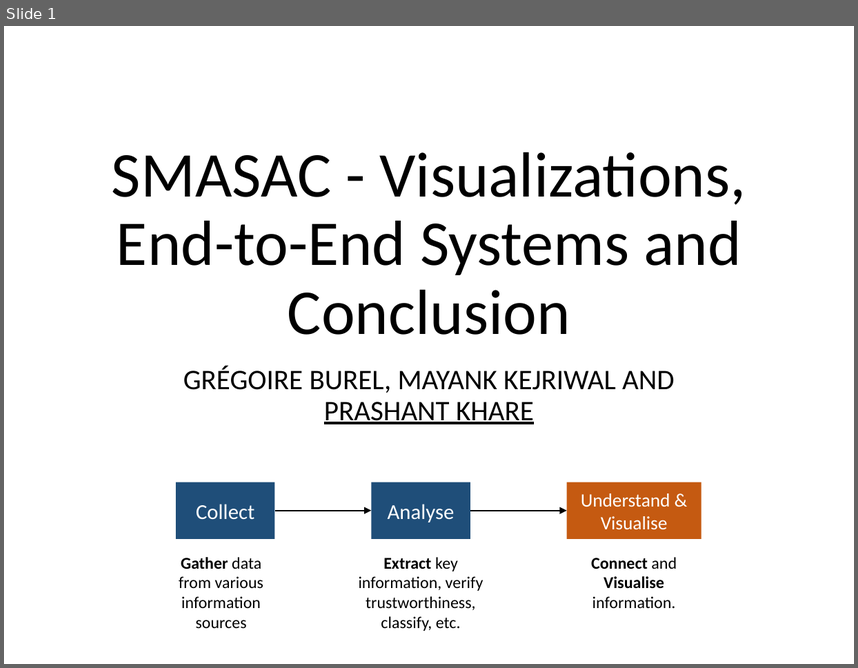
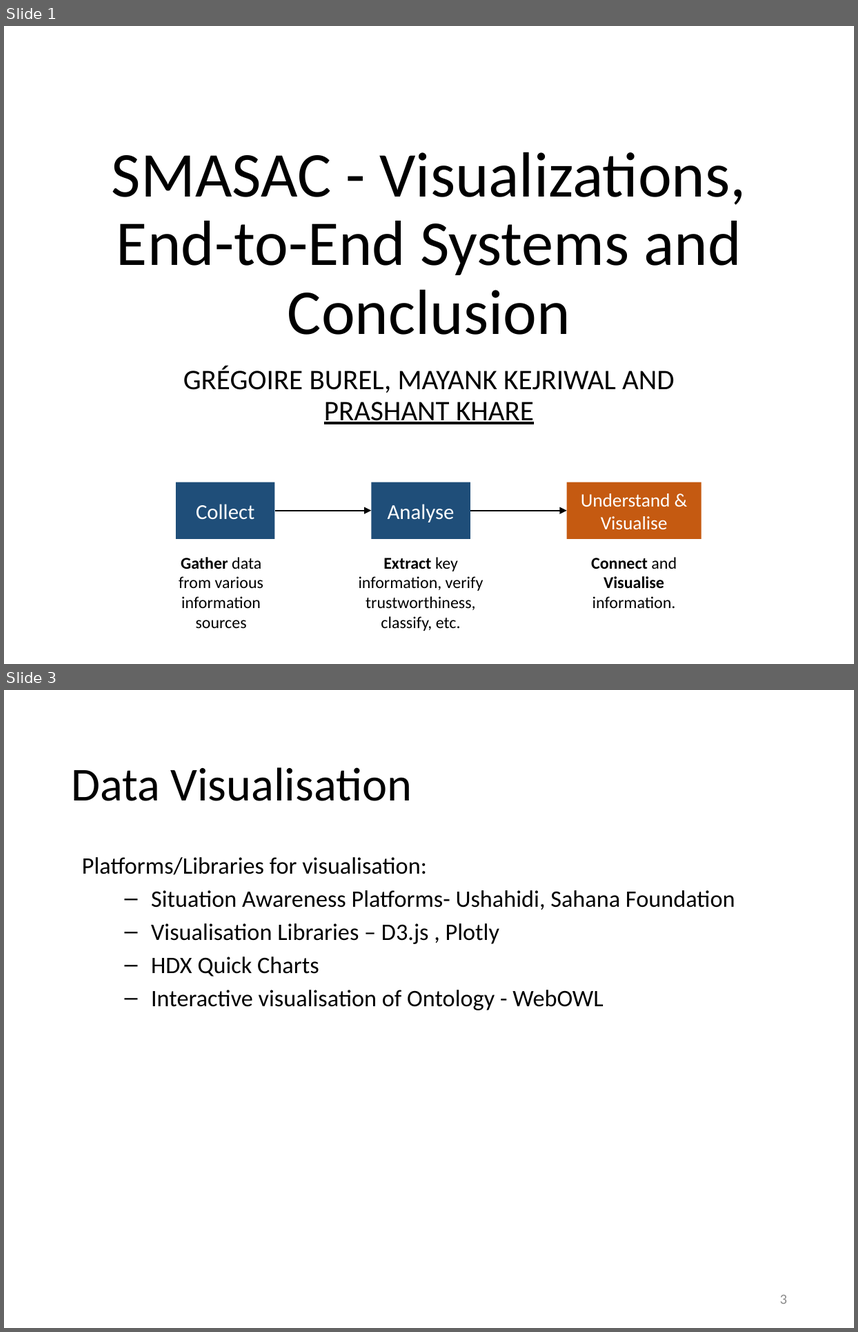
Before and after one commit to evhart/smasac-tutorial, a slide deck: slides/pptx/6-visualisation.pptx. Shown one above the other, each under a label of ours: slide 1 before the commit, slides 1 and 3 after it; the slides between them are not shown. The pictures are 858x668 and 858x1332 pixels, drawn with LibreOffice and Linux fonts; fonts in the diff are those of the drawing. Boxes give left, top, right and bottom in pixels: in the first picture for what was removed or moved away, otherwise in the second. Text is boxed around its words. In the diff, an @@ line names an element or a change of style, - is before the commit and + after.

Commit message:
Updating 6-visualisation

```diff
--- a/slides/pptx/6-visualisation.pptx
+++ b/slides/pptx/6-visualisation.pptx
@@ slide 3 added at bbox=[4, 690, 854, 1328], background #FFFFFF @@
@@ title added at bbox=[71, 767, 412, 801], 40 pt, text #000000 @@
+Data Visualisation
@@ text added at bbox=[82, 857, 735, 1010], 20 pt, text #000000 @@
+Platforms/Libraries for visualisation:
+  – Situation Awareness Platforms- Ushahidi, Sahana Foundation
+  – Visualisation Libraries – D3.js , Plotly
+  – HDX Quick Charts
+  – Interactive visualisation of Ontology - WebOWL
@@ page number added at bbox=[780, 1294, 787, 1303], 12 pt, text #8C8C8C @@
+3
```
Also in this commit, not shown: 4 slides changed, 2 other slides added.
